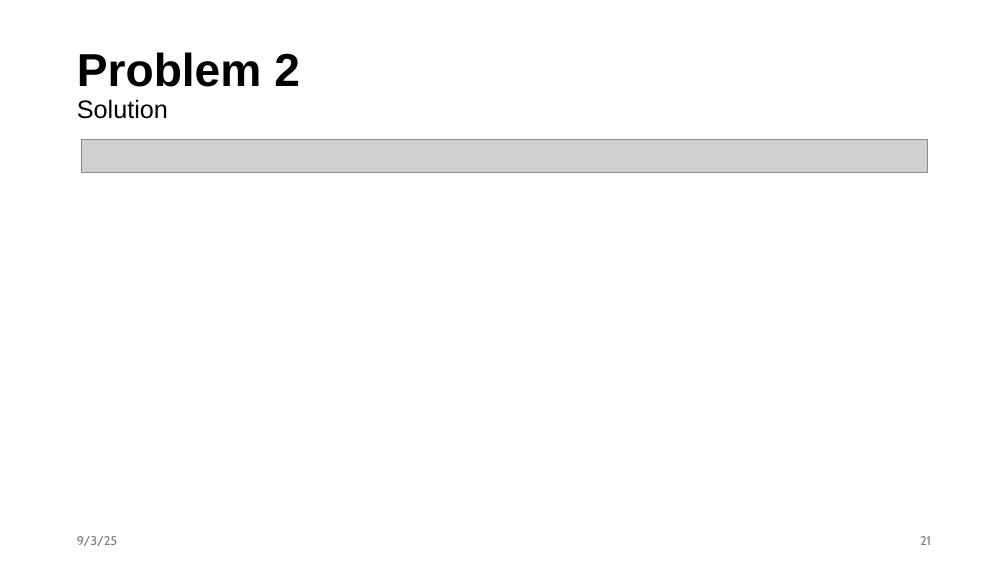
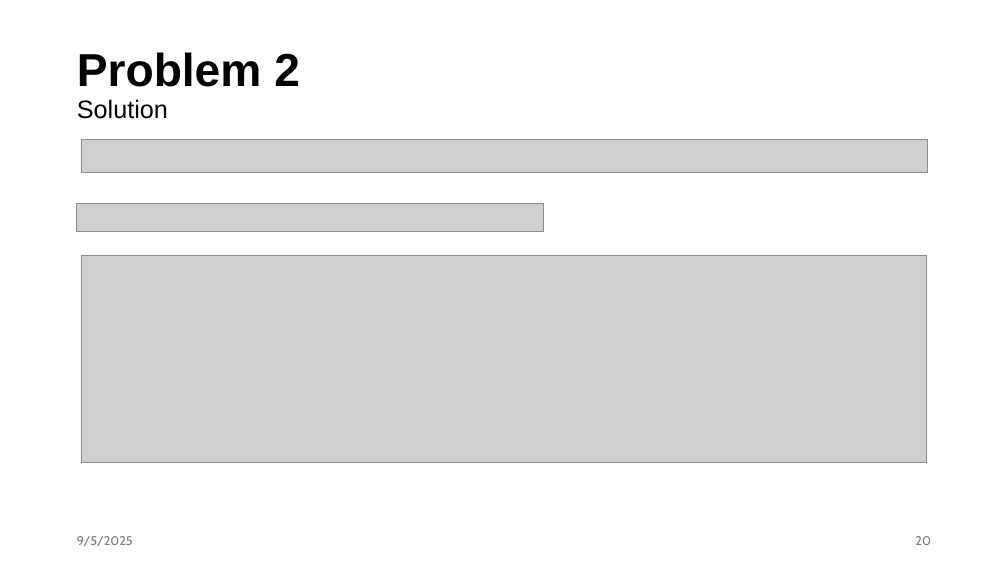
Before and after one commit to kenzhu2000/kenzhu2000.github.io, a slide deck: slide 20 of cse3302/t3.pptx (slide 21 before the commit). Drawn at 1008x567 pixels with LibreOffice and Linux fonts; fonts in the diff are those of the drawing; grey boxes stand for pictures. Boxes give left, top, right and bottom in pixels: in the first picture for what was removed or moved away, otherwise in the second. Text is boxed around its words. In the diff, an @@ line names an element or a change of style, - is before the commit and + after.

```diff
--- a/cse3302/t3.pptx
+++ b/cse3302/t3.pptx
@@ picture added at (x1=76, y1=203, x2=544, y2=232) @@
@@ picture added at (x1=81, y1=255, x2=927, y2=462) @@
@@ text at (x1=77, y1=536, x2=133, y2=546): text changed @@
-9/3/25
+9/5/2025
@@ page number at (x1=915, y1=536, x2=931, y2=545): text changed @@
-21
+20
```
Also in this commit, not shown: 23 other slides changed, 1 slide removed, 1 other file.
